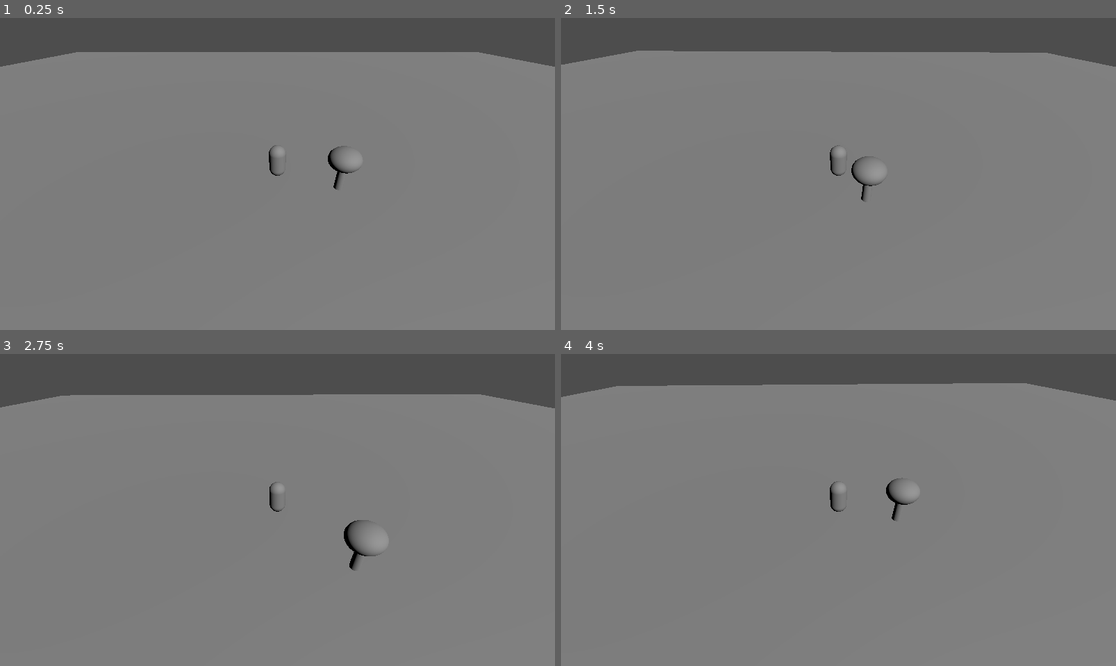
Above: before the commit, frames 1-4 (two rows, left to right).
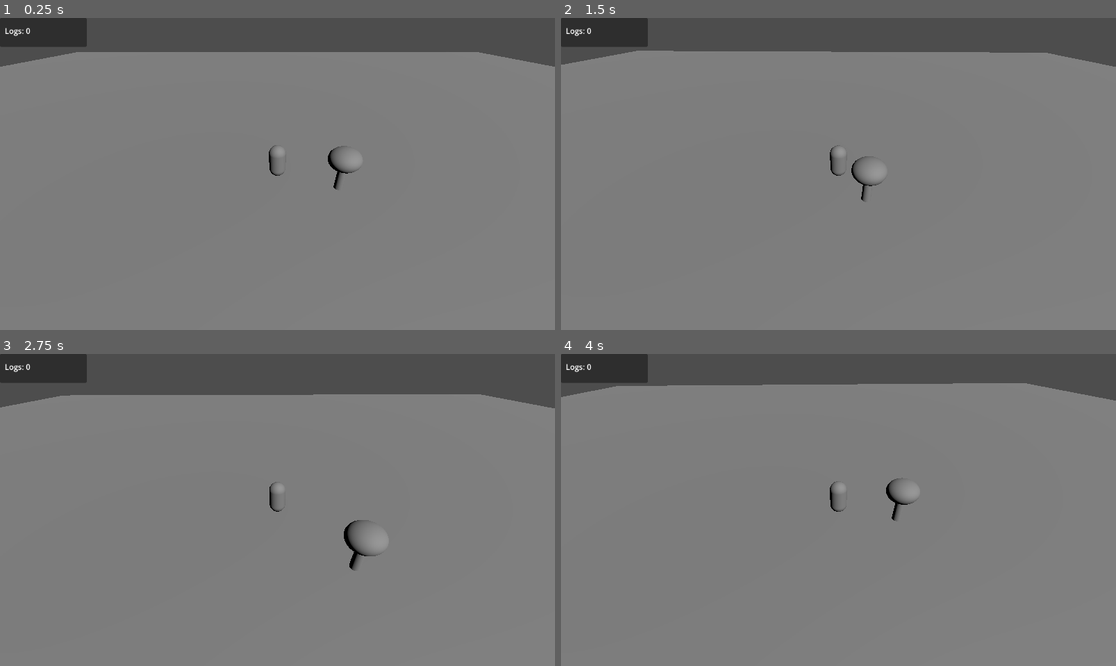
Above: after the commit, the same moments.

Repository: PapaKodiak92/RPG3D-Prototype
Game: Godot game, scene res://scenes/world/StarterWorld.tscn
Same seed, same stepped clock (60 frames per second), same inputs: the game is played once before the commit and once after it.
Inputs (mouse positions are in pixels of both pictures, inside the frame that each line leads up to):
- Up to frame 1 (0.25 s): no input
- Up to frame 2 (1.5 s): move the mouse to (960, 158) at 0.52 s; click (960, 158) at 0.67 s; drag from (727, 189) to (810, 236) at 1.27 s
- Up to frame 3 (2.75 s): move the mouse to (333, 441) at 2.02 s; click (333, 441) at 2.17 s
- Up to frame 4 (4 s): drag from (810, 572) to (672, 463) at 2.77 s; move the mouse to (1005, 556) at 3.52 s; click (1005, 556) at 3.67 s

The runs differ from the first frame. In frame 1, 1.4% of the frame differs, in the area x 0-16%, y 0-10%; in frame 2, 1.4%; in frame 3, 1.4%; in frame 4, 1.4%.

Commit message:
Add inventory UI

Diff:
--- a/client/scenes/world/StarterWorld.tscn
+++ b/client/scenes/world/StarterWorld.tscn
@@ -3,6 +3,7 @@
 [ext_resource type="Script" uid="uid://ktk20rndlm4e" path="res://scripts/player/ClickToMovePlayer.gd" id="1_7ku4c"]
 [ext_resource type="Script" uid="uid://ccn0cyqny3jvn" path="res://scripts/camera/FollowCamera.gd" id="2_nbmxt"]
 [ext_resource type="Script" uid="uid://cq0bch5mh513n" path="res://scripts/world/ClickableTree.gd" id="3_4b46o"]
+[ext_resource type="Script" uid="uid://bndxge1rtbva0" path="res://scripts/ui/InventoryDisplay.gd" id="4_yjprv"]
 
 [sub_resource type="CapsuleMesh" id="CapsuleMesh_7ku4c"]
 
@@ -70,3 +71,26 @@
 [node name="TreeCollision" type="CollisionShape3D" parent="OakTree" unique_id=886469633]
 transform = Transform3D(1, 0, 0, 0, 1, 0, 0, 0, 1, 0, 0.4, 0)
 shape = SubResource("CapsuleShape3D_yjprv")
+
+[node name="GameUI" type="CanvasLayer" parent="." unique_id=1717719269]
+
+[node name="InventoryDisplay" type="Control" parent="GameUI" unique_id=46680156]
+layout_mode = 3
+anchors_preset = 0
+offset_right = 40.0
+offset_bottom = 40.0
+script = ExtResource("4_yjprv")
+player_path = NodePath("../../Player")
+
+[node name="InventoryPanel" type="Panel" parent="GameUI/InventoryDisplay" unique_id=1295798703]
+layout_mode = 0
+offset_right = 180.0
+offset_bottom = 60.0
+
+[node name="LogLabel" type="Label" parent="GameUI/InventoryDisplay/InventoryPanel" unique_id=1940709963]
+layout_mode = 0
+offset_left = 10.0
+offset_top = 15.0
+offset_right = 63.0
+offset_bottom = 38.0
+text = "Logs: 0"
Not shown, added: client/scripts/ui/InventoryDisplay.gd.uid
